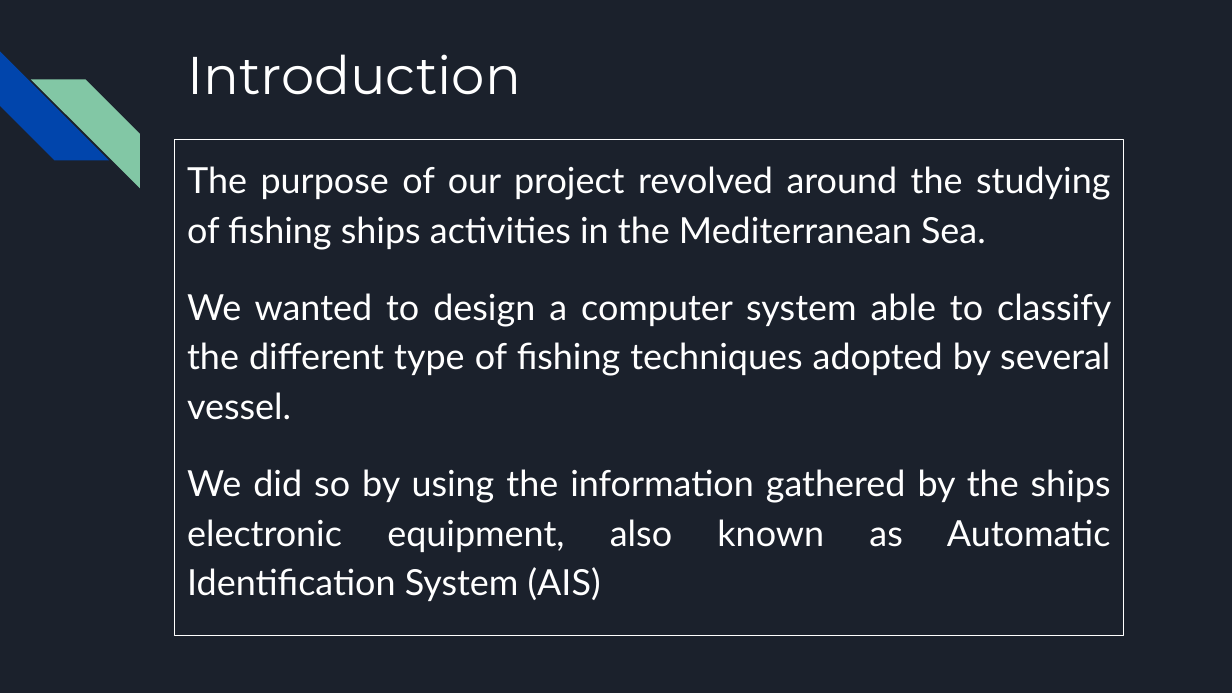
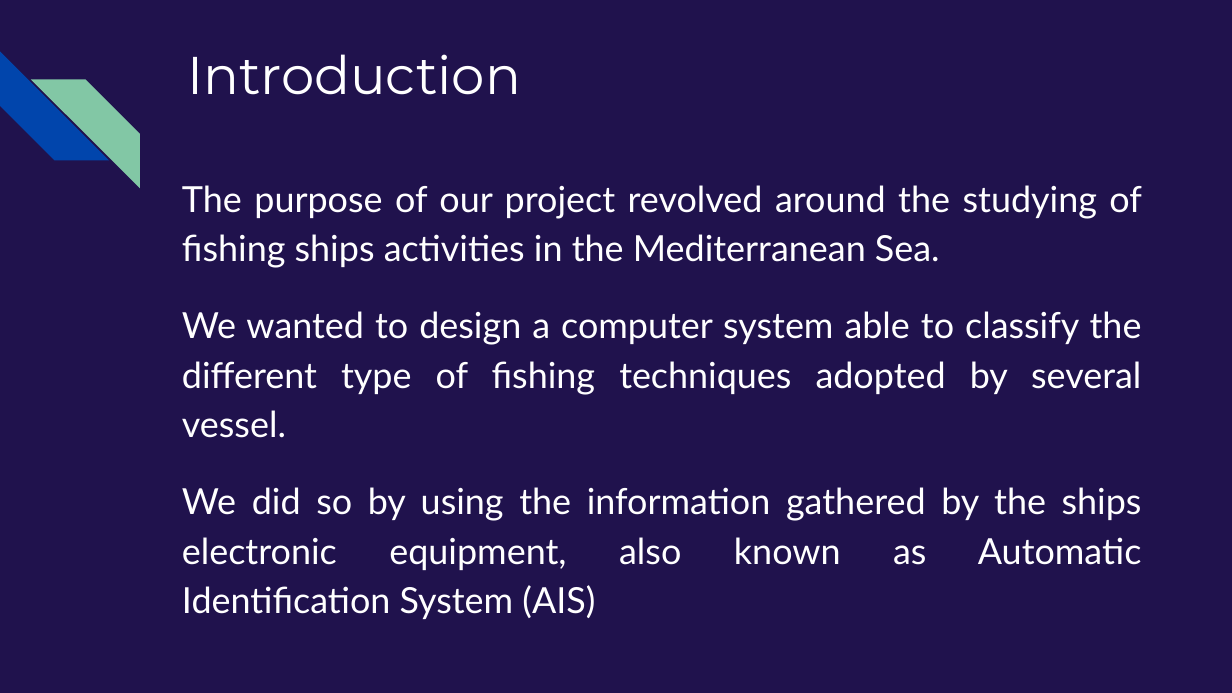
Before and after one commit to L-Medici/MTS_ResNet, a slide deck: slide 2 of Classification_of_Fishing_Activities_using_ResNet_Neural_Network_from_AIS_Data.pptx (slide 3 before the commit). Drawn at 1232x693 pixels with LibreOffice and Linux fonts; fonts in the diff are those of the drawing. Boxes give left, top, right and bottom in pixels: in the first picture for what was removed or moved away, otherwise in the second. Text is boxed around its words. In the diff, an @@ line names an element or a change of style, - is before the commit and + after.

```diff
--- a/Classification_of_Fishing_Activities_using_ResNet_Neural_Network_from_AIS_Data.pptx
+++ b/Classification_of_Fishing_Activities_using_ResNet_Neural_Network_from_AIS_Data.pptx
@@ background #1B212C to #20124D @@
@@ text "The purpose of our project ...": place and size @@
-text "The purpose of our project ..." at bbox=[175, 139, 1124, 636]
+text "The purpose of our project ..." at bbox=[182, 185, 1142, 619]
@@ text "The purpose of our project ..." at bbox=[182, 185, 1142, 619]: outline #FFFFFF 0.75 pt to none @@
@@ text at bbox=[182, 487, 1142, 619]: more space between paragraphs @@
```
Also in this commit, not shown: 7 other slides changed, 3 slides added, 2 slides removed.
